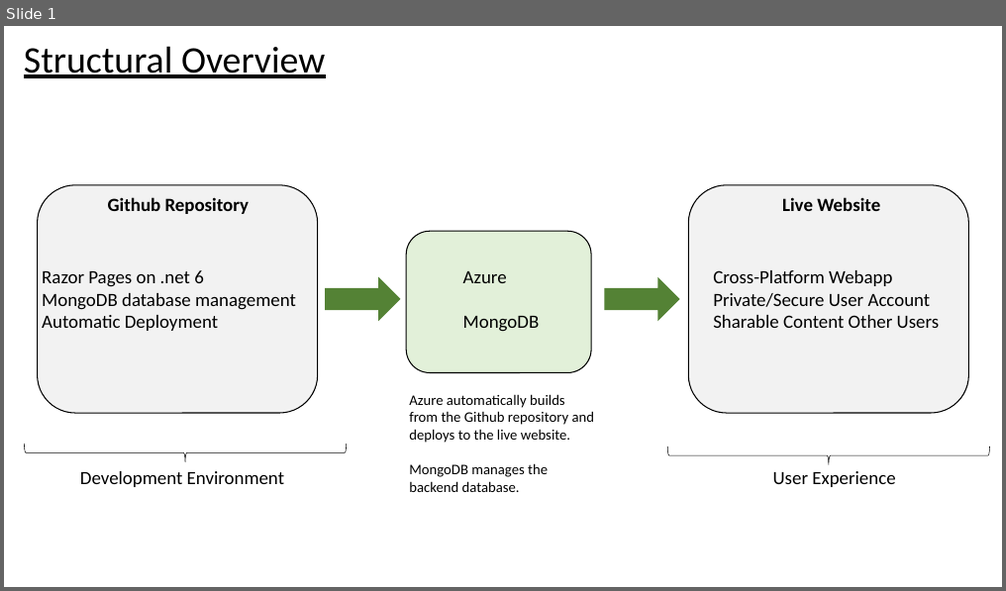
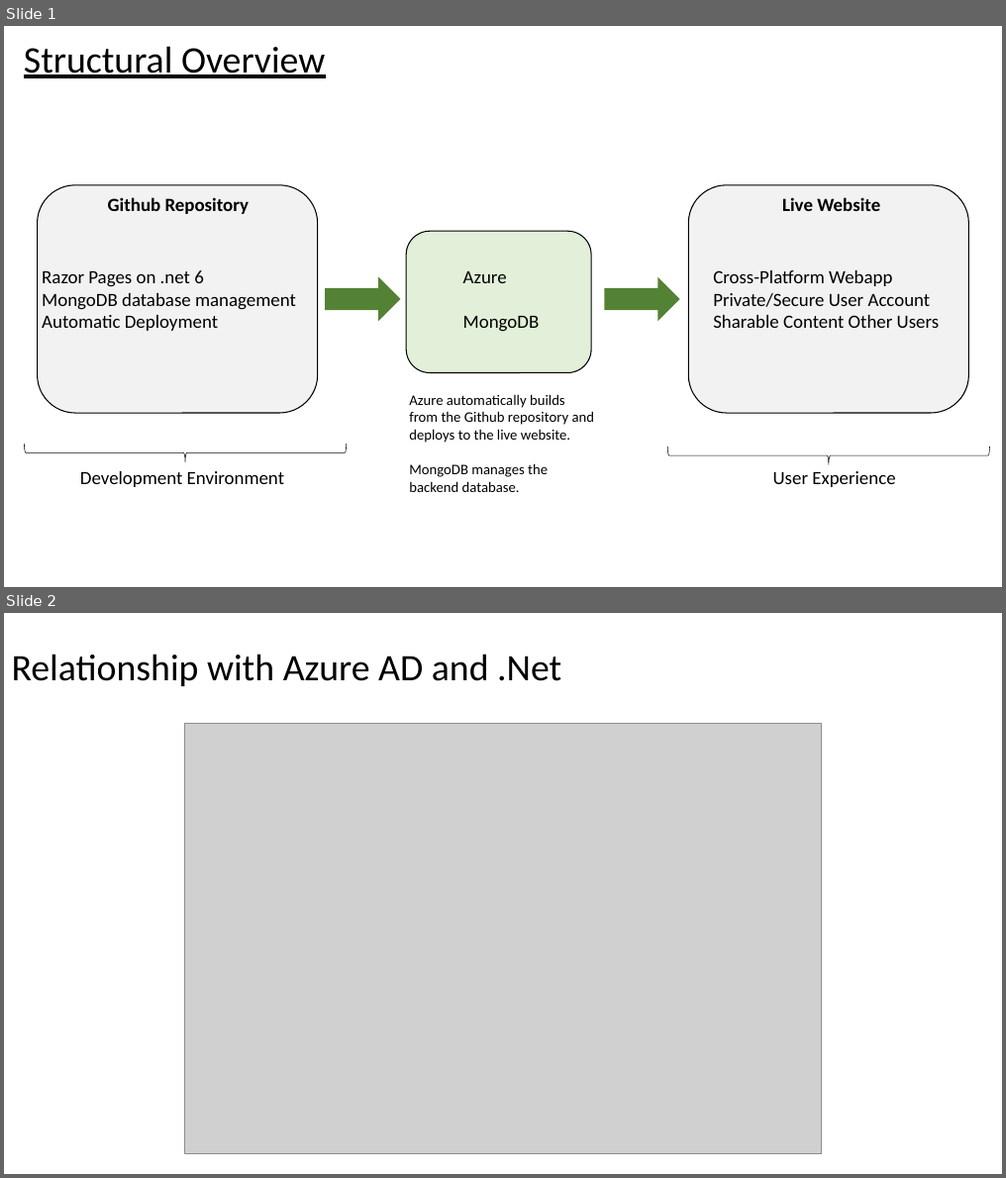
Before and after one commit to gabrown21/HolyFit, a slide deck: doc/HolyFitArchitecture.pptx. Shown one above the other, each under a label of ours: slide 1 before the commit, slides 1 and 2 after it. The pictures are 1006x591 and 1006x1178 pixels, drawn with LibreOffice and Linux fonts; fonts in the diff are those of the drawing; grey boxes stand for pictures. Boxes give left, top, right and bottom in pixels: in the first picture for what was removed or moved away, otherwise in the second. Text is boxed around its words. In the diff, an @@ line names an element or a change of style, - is before the commit and + after.

```diff
--- a/doc/HolyFitArchitecture.pptx
+++ b/doc/HolyFitArchitecture.pptx
@@ slide 2 added at box(4, 613, 1002, 1174), background #FFFFFF @@
@@ title added at box(12, 654, 561, 686), 36 pt, text #000000 @@
+Relationship with Azure AD and .Net
@@ picture added at box(185, 723, 822, 1155) @@
```
Also in this commit, not shown: 1 slide changed, 2 other slides added, 2 slides removed.
